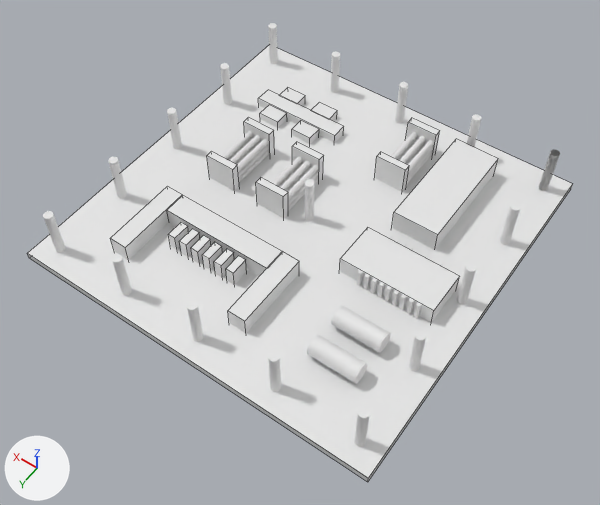
One commit to the Blender file documentos malha/B.1 trabalho01_A_malha.blend: the scene before it, then after it.
One viewpoint serves both versions: a camera (50 mm lens) standing at (-14.2, 81.9, 81.7) and looking at (23.1, 29.6, -0.5). The axes (+X, +Y, +Z) are drawn at lower left. The lights are the same throughout. Mesh edges are drawn as thin lines on the coarser meshes.
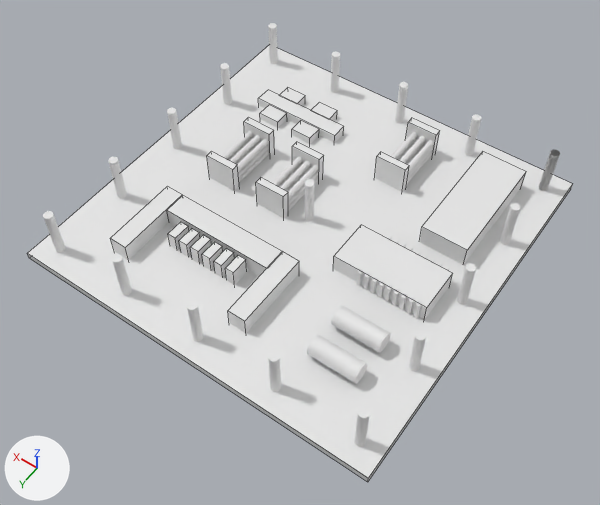
What changed in the scene script:
```text
Change ob_transformer:
    ob_transformer.location: (12.4, 12.4, 1.8) -> (8.4, 12.4, 1.8)
Change ob_rectifer:
    ob_rectifer.location: (10.7, 26.9, 1.5) -> (11.5, 27.0, 1.5)
```

What differs and where, as boxes [x1, y1, x2, y2] in the pictures (600 x 505 px):
'transformer', moved: before [392, 139, 498, 250]; after [419, 152, 526, 265]
'Rectifer', moved: before [340, 227, 460, 322]; after [333, 225, 453, 320]
